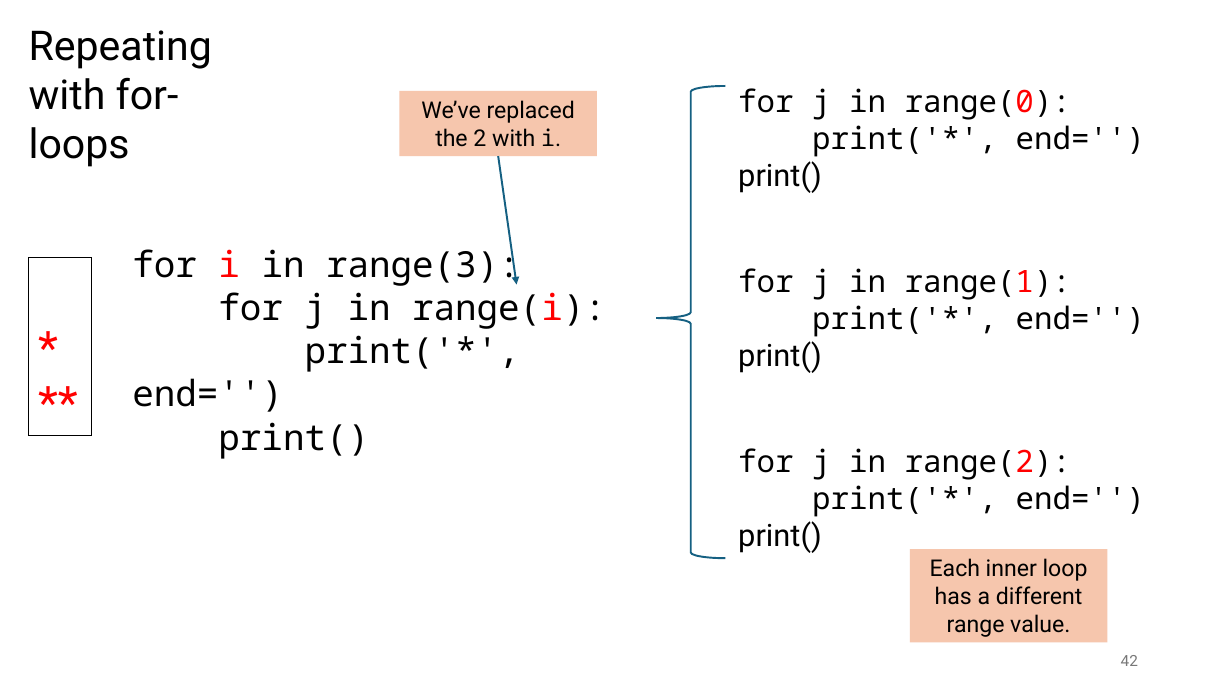
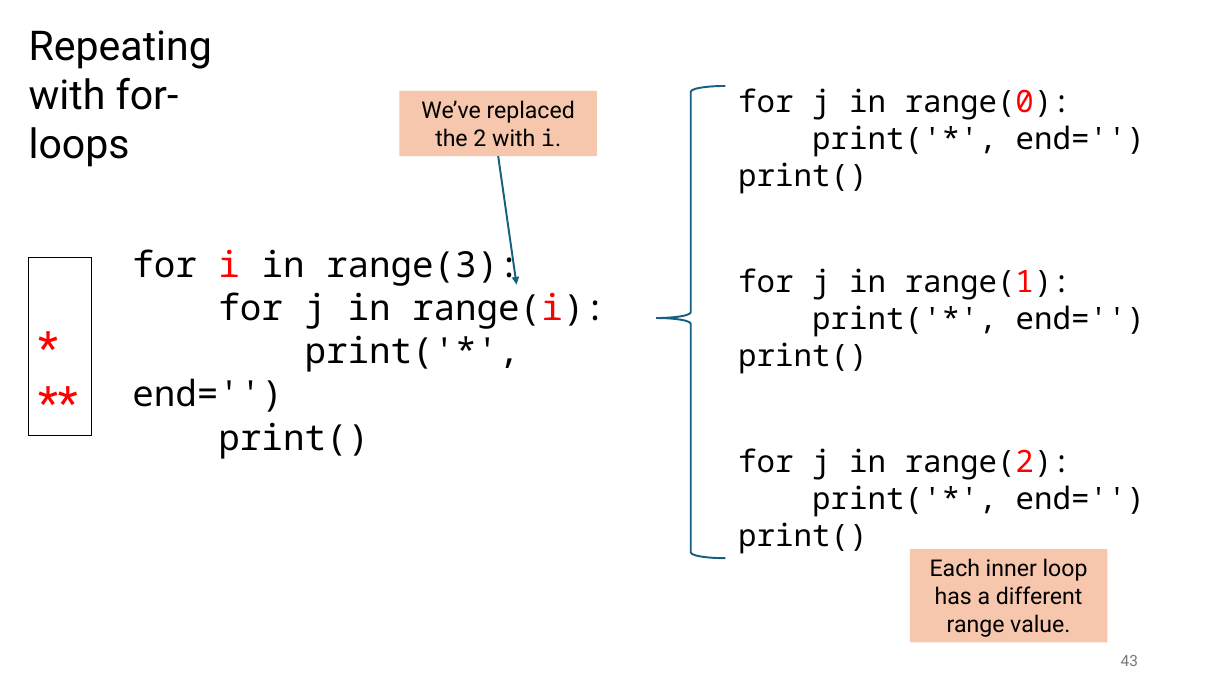
Before and after one commit to tjd1234/cmpt120spring2026, a slide deck: slide 43 of lecture_notes/chapter3/chapter3.pptx (slide 42 before the commit). Drawn at 1232x693 pixels with LibreOffice and Linux fonts; fonts in the diff are those of the drawing. Boxes give left, top, right and bottom in pixels: in the first picture for what was removed or moved away, otherwise in the second. Text is boxed around its words. In the diff, an @@ line names an element or a change of style, - is before the commit and + after.

```diff
--- a/lecture_notes/chapter3/chapter3.pptx
+++ b/lecture_notes/chapter3/chapter3.pptx
@@ text at bbox=[738, 162, 867, 194]: font Roboto to Noto Sans Mono in "print()" @@
@@ text at bbox=[738, 342, 867, 374]: font Roboto to Noto Sans Mono in "print()" @@
@@ text at bbox=[738, 522, 867, 554]: font Roboto to Noto Sans Mono in "print()" @@
@@ page number at bbox=[1121, 655, 1138, 666]: text changed @@
-42
+43
```
Also in this commit, not shown: 2 other slides changed, 1 slide added, 29 other files.
